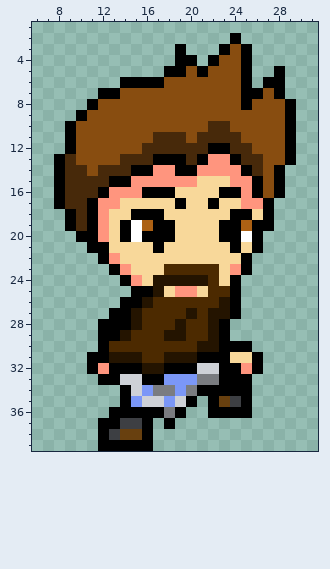
One commit to this pixel-art sprite: src/resources/sprites/player/jumping/Player_Jumping_0.png. Above, as it was before the edit.
The file is 40x40 pixels. Shown: x 6..31, y 1..39.
The same view after the edit:
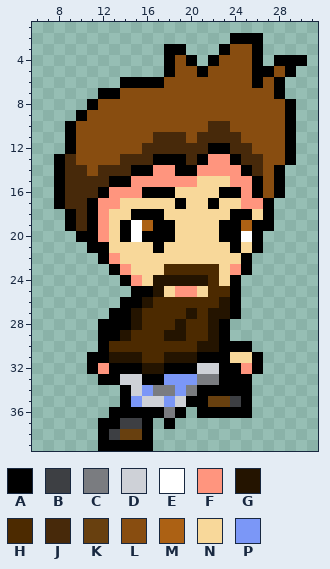
Palette (. is transparent): A #000000  B #3d3f43  C #7a7c80  D #ced1d7  E #ffffff  F #ff957e  G #241400  H #4c2a00  J #47290a  K #68400f  L #884d10  M #ac6114  N #f8d89a  P #7b97f7
Commit: Add falling Jadrian sprites and edit jumping sprites
Diff:
There is now colour A in row 2 at x 25 to 26; in row 3 at x 18 and 26; in row 4 at x 18, 26 and 28 to 30; in row 5 at x 26 to 27 and 29; in row 6 at x 26; in rows 35 to 36 at x 21.
The edit turns colour A into colour K in row 35 at x 22.
The edit turns colour A into colour L in row 3 at x 25; in row 4 at x 19 and 25; in row 5 at x 19, 25 and 28; in row 6 at x 25 and 27; in row 7 at x 25 to 26; in row 8 at x 25.
Boxes around the changes in both pictures, in picture pixels (x1, y1, x2, y2):
changed: (241, 33, 307, 110)
changed: (164, 44, 186, 77)
changed: (197, 396, 219, 418)
